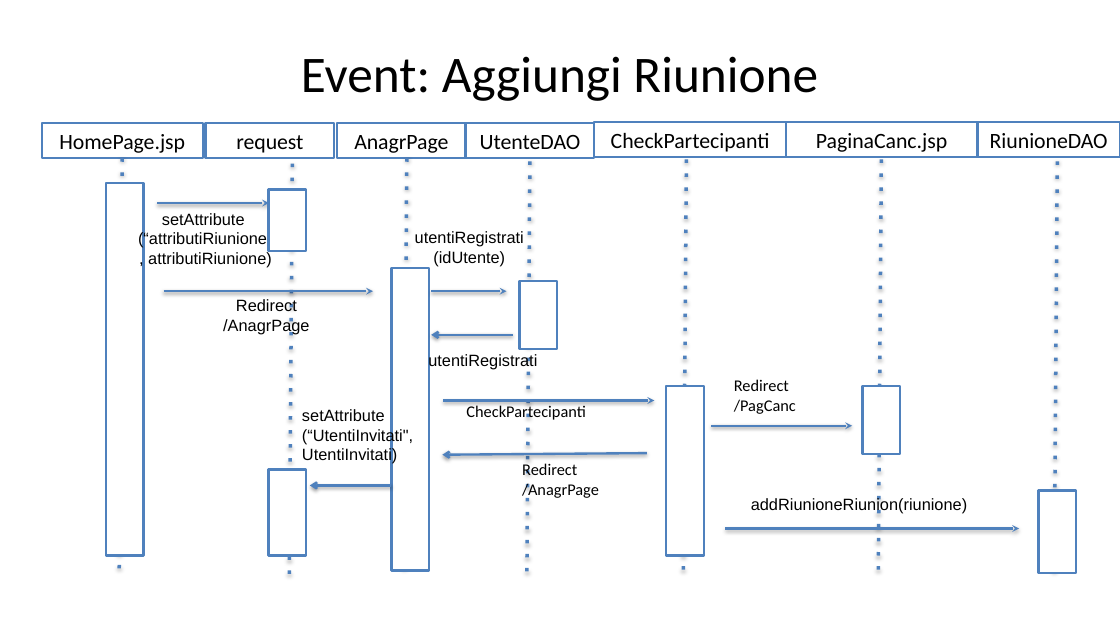
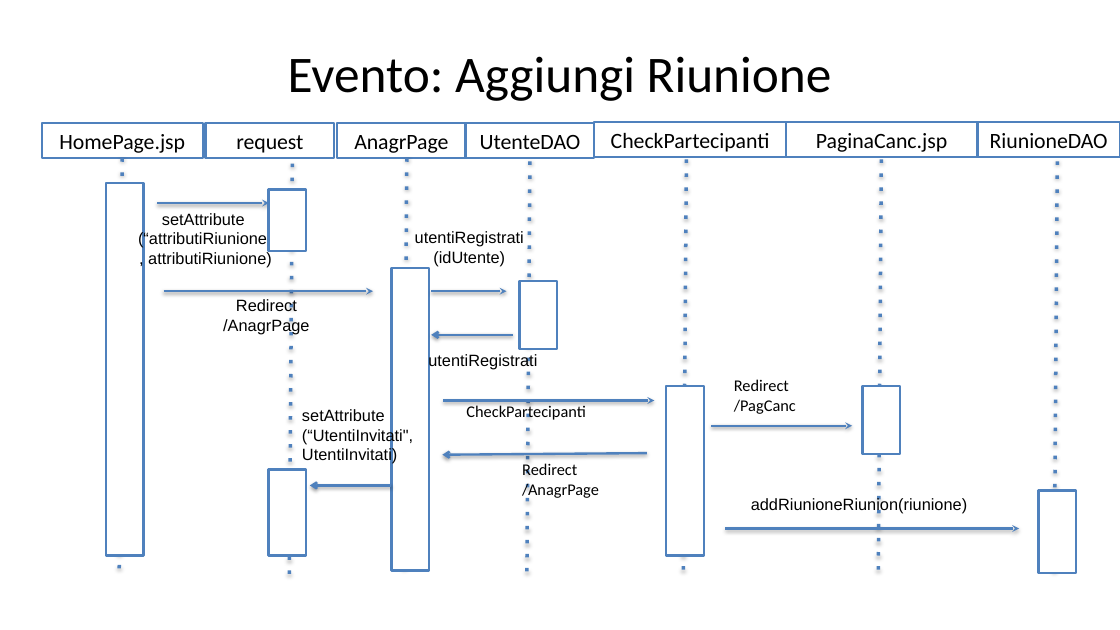
Before and after one commit to lotta98/Progetto5, a slide deck: slide 14 of ProgettoTIW.pptx (slide 15 before the commit). Drawn at 1120x630 pixels with LibreOffice and Linux fonts; fonts in the diff are those of the drawing. Boxes give left, top, right and bottom in pixels: in the first picture for what was removed or moved away, otherwise in the second. Text is boxed around its words. In the diff, an @@ line names an element or a change of style, - is before the commit and + after.

```diff
--- a/ProgettoTIW.pptx
+++ b/ProgettoTIW.pptx
@@ title at [288,56,832,101]: text changed @@
-Event: Aggiungi Riunione
+Evento: Aggiungi Riunione
```
Also in this commit, not shown: 1 slide removed.
